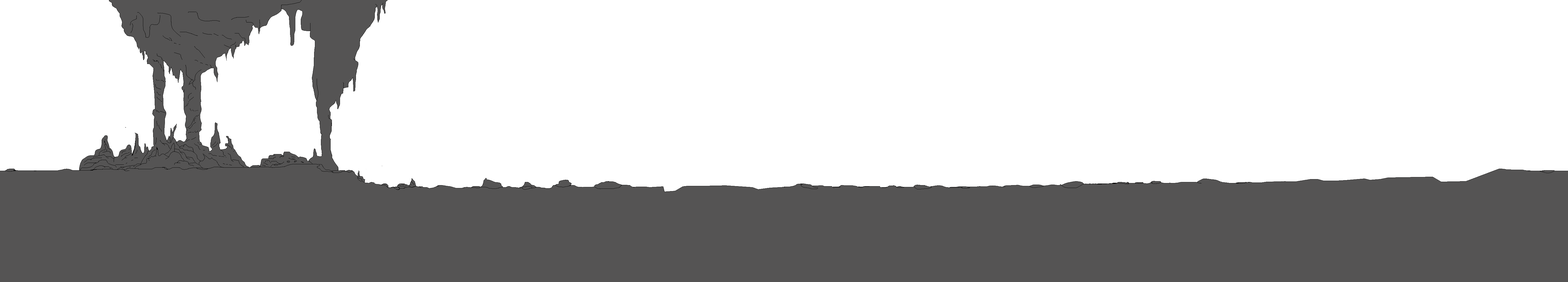
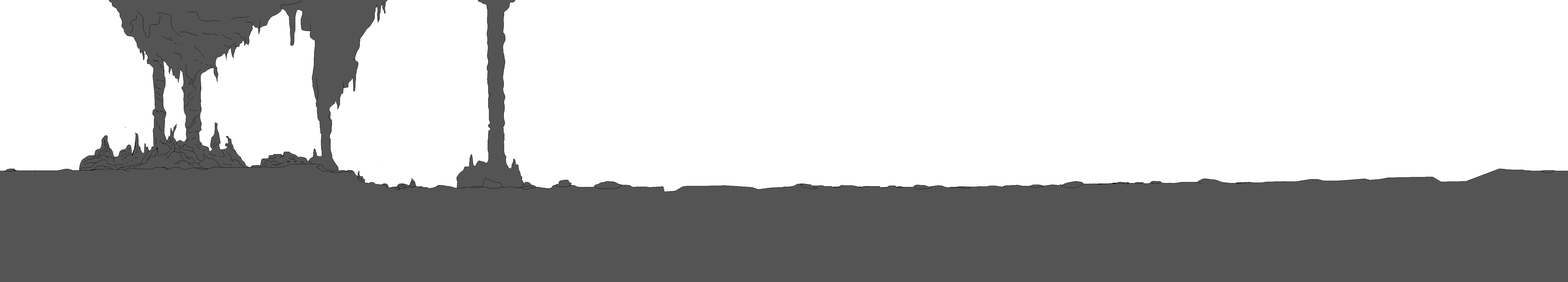
Layered file, before and after one edit (1568px x 282px). Changes by layer:
painted on "bottom-Front-Floor-Outline" over [456, 0, 525, 189]
